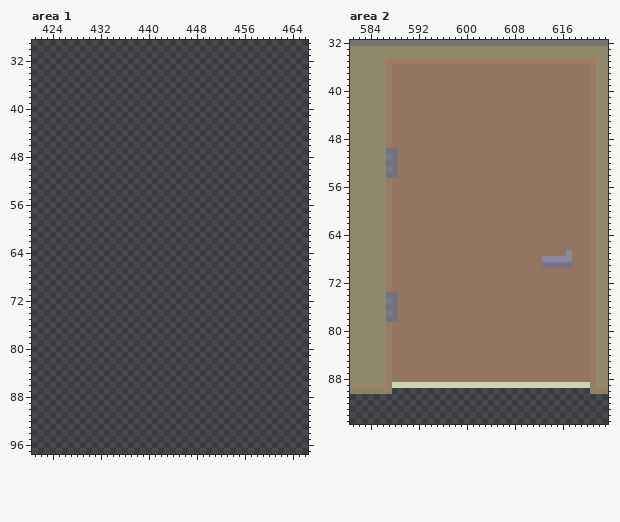
Two states of a pixel-art file, Assets/art/hamilton/HamiltonEast/LApp/Exports/LiamApartmentBuilding.aseprite. The first picture shows the starting point.
628x392 pixels, 1 frame. Colours within 5 levels of each other are drawn and written as one. Shown: area 1: x 421..466, y 29..97; area 2: x 581..623, y 32..95. The commit also changed other parts of the picture, which this record leaves out.
The result:
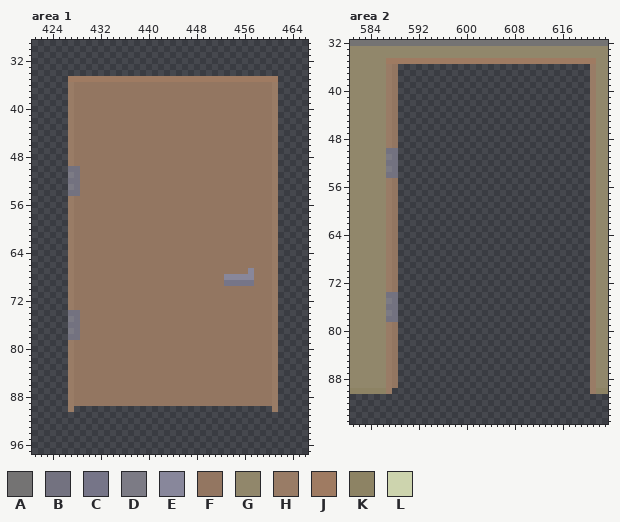
Palette (. is transparent): A #747373  B #737280  C #767588  D #7c7b85  E #88879b  F #937661  G #91876b  H #997c66  J #9f7b62  K #8d8364  L #cdd4ae
The edit:
Changed rows in their new state; - is an unchanged pixel.
Area 1:
first column x 427:
35 JJJJJJJJJJJJJJJJJJJJJJJJJJJJJJJJJJJ
36 HFFFFFFFFFFFFFFFFFFFFFFFFFFFFFFFFFH
37 HFFFFFFFFFFFFFFFFFFFFFFFFFFFFFFFFFH
38 HFFFFFFFFFFFFFFFFFFFFFFFFFFFFFFFFFH
39 HFFFFFFFFFFFFFFFFFFFFFFFFFFFFFFFFFH
40 HFFFFFFFFFFFFFFFFFFFFFFFFFFFFFFFFFH
41 HFFFFFFFFFFFFFFFFFFFFFFFFFFFFFFFFFH
42 HFFFFFFFFFFFFFFFFFFFFFFFFFFFFFFFFFH
43 HFFFFFFFFFFFFFFFFFFFFFFFFFFFFFFFFFH
44 HFFFFFFFFFFFFFFFFFFFFFFFFFFFFFFFFFH
45 HFFFFFFFFFFFFFFFFFFFFFFFFFFFFFFFFFH
46 HFFFFFFFFFFFFFFFFFFFFFFFFFFFFFFFFFH
47 HFFFFFFFFFFFFFFFFFFFFFFFFFFFFFFFFFH
48 HFFFFFFFFFFFFFFFFFFFFFFFFFFFFFFFFFH
49 HFFFFFFFFFFFFFFFFFFFFFFFFFFFFFFFFFH
50 BBFFFFFFFFFFFFFFFFFFFFFFFFFFFFFFFFH
51 DBFFFFFFFFFFFFFFFFFFFFFFFFFFFFFFFFH
52 BBFFFFFFFFFFFFFFFFFFFFFFFFFFFFFFFFH
53 DBFFFFFFFFFFFFFFFFFFFFFFFFFFFFFFFFH
54 BBFFFFFFFFFFFFFFFFFFFFFFFFFFFFFFFFH
55 HFFFFFFFFFFFFFFFFFFFFFFFFFFFFFFFFFH
56 HFFFFFFFFFFFFFFFFFFFFFFFFFFFFFFFFFH
57 HFFFFFFFFFFFFFFFFFFFFFFFFFFFFFFFFFH
58 HFFFFFFFFFFFFFFFFFFFFFFFFFFFFFFFFFH
59 HFFFFFFFFFFFFFFFFFFFFFFFFFFFFFFFFFH
60 HFFFFFFFFFFFFFFFFFFFFFFFFFFFFFFFFFH
61 HFFFFFFFFFFFFFFFFFFFFFFFFFFFFFFFFFH
62 HFFFFFFFFFFFFFFFFFFFFFFFFFFFFFFFFFH
63 HFFFFFFFFFFFFFFFFFFFFFFFFFFFFFFFFFH
64 HFFFFFFFFFFFFFFFFFFFFFFFFFFFFFFFFFH
65 HFFFFFFFFFFFFFFFFFFFFFFFFFFFFFFFFFH
66 HFFFFFFFFFFFFFFFFFFFFFFFFFFFFFFFFFH
67 HFFFFFFFFFFFFFFFFFFFFFFFFFFFFFEFFFH
68 HFFFFFFFFFFFFFFFFFFFFFFFFFEEEEEFFFH
69 HFFFFFFFFFFFFFFFFFFFFFFFFFCCCCCFFFH
70 HFFFFFFFFFFFFFFFFFFFFFFFFFFFFFFFFFH
71 HFFFFFFFFFFFFFFFFFFFFFFFFFFFFFFFFFH
72 HFFFFFFFFFFFFFFFFFFFFFFFFFFFFFFFFFH
73 HFFFFFFFFFFFFFFFFFFFFFFFFFFFFFFFFFH
74 BBFFFFFFFFFFFFFFFFFFFFFFFFFFFFFFFFH
75 DBFFFFFFFFFFFFFFFFFFFFFFFFFFFFFFFFH
76 BBFFFFFFFFFFFFFFFFFFFFFFFFFFFFFFFFH
77 DBFFFFFFFFFFFFFFFFFFFFFFFFFFFFFFFFH
78 BBFFFFFFFFFFFFFFFFFFFFFFFFFFFFFFFFH
79 HFFFFFFFFFFFFFFFFFFFFFFFFFFFFFFFFFH
80 HFFFFFFFFFFFFFFFFFFFFFFFFFFFFFFFFFH
81 HFFFFFFFFFFFFFFFFFFFFFFFFFFFFFFFFFH
82 HFFFFFFFFFFFFFFFFFFFFFFFFFFFFFFFFFH
83 HFFFFFFFFFFFFFFFFFFFFFFFFFFFFFFFFFH
84 HFFFFFFFFFFFFFFFFFFFFFFFFFFFFFFFFFH
85 HFFFFFFFFFFFFFFFFFFFFFFFFFFFFFFFFFH
86 HFFFFFFFFFFFFFFFFFFFFFFFFFFFFFFFFFH
87 HFFFFFFFFFFFFFFFFFFFFFFFFFFFFFFFFFH
88 HFFFFFFFFFFFFFFFFFFFFFFFFFFFFFFFFFH
89 HFFFFFFFFFFFFFFFFFFFFFFFFFFFFFFFFFH
90 H---------------------------------H
Area 2:
first column x 588:
36 -................................
37 -................................
38 -................................
39 -................................
40 -................................
41 -................................
42 -................................
43 -................................
44 -................................
45 -................................
46 -................................
47 -................................
48 -................................
49 -................................
50 -................................
51 -................................
52 -................................
53 -................................
54 -................................
55 -................................
56 -................................
57 -................................
58 -................................
59 -................................
60 -................................
61 -................................
62 -................................
63 -................................
64 -................................
65 -................................
66 -................................
67 -................................
68 -................................
69 -................................
70 -................................
71 -................................
72 -................................
73 -................................
74 -................................
75 -................................
76 -................................
77 -................................
78 -................................
79 -................................
80 -................................
81 -................................
82 -................................
83 -................................
84 -................................
85 -................................
86 -................................
87 -................................
88 -................................
89 F................................
Changed places in both pictures, as pixel boxes (x1, y1, x2, y2):
added: (68, 76, 278, 412)
changed: (392, 64, 590, 388)
